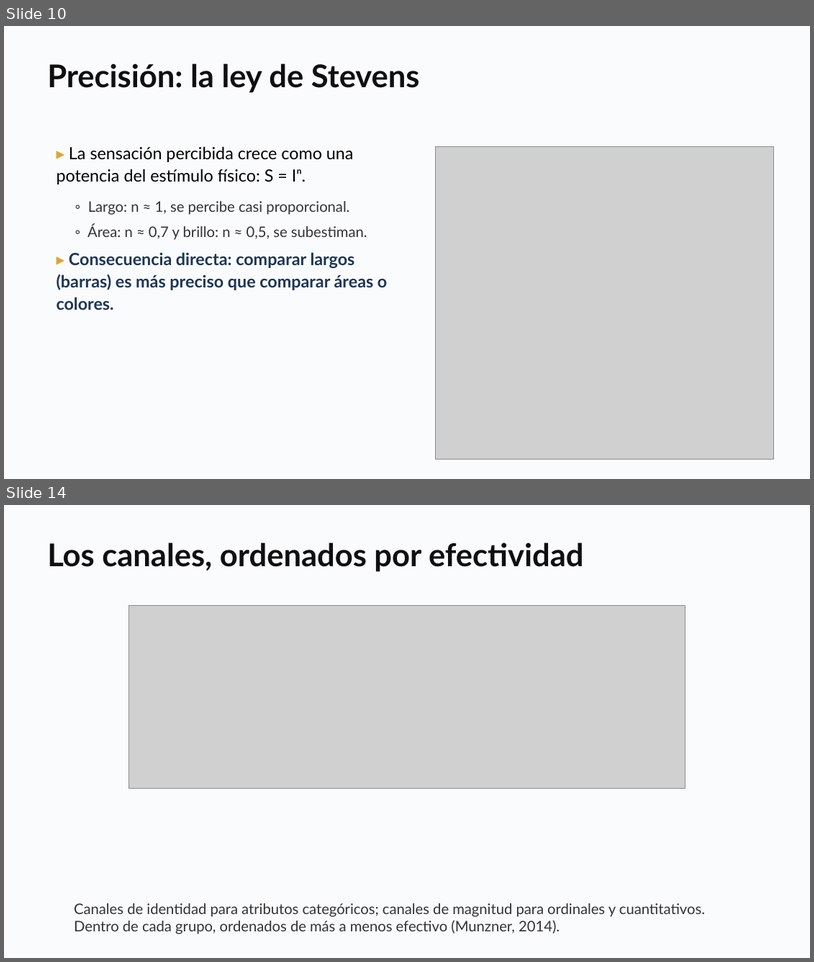
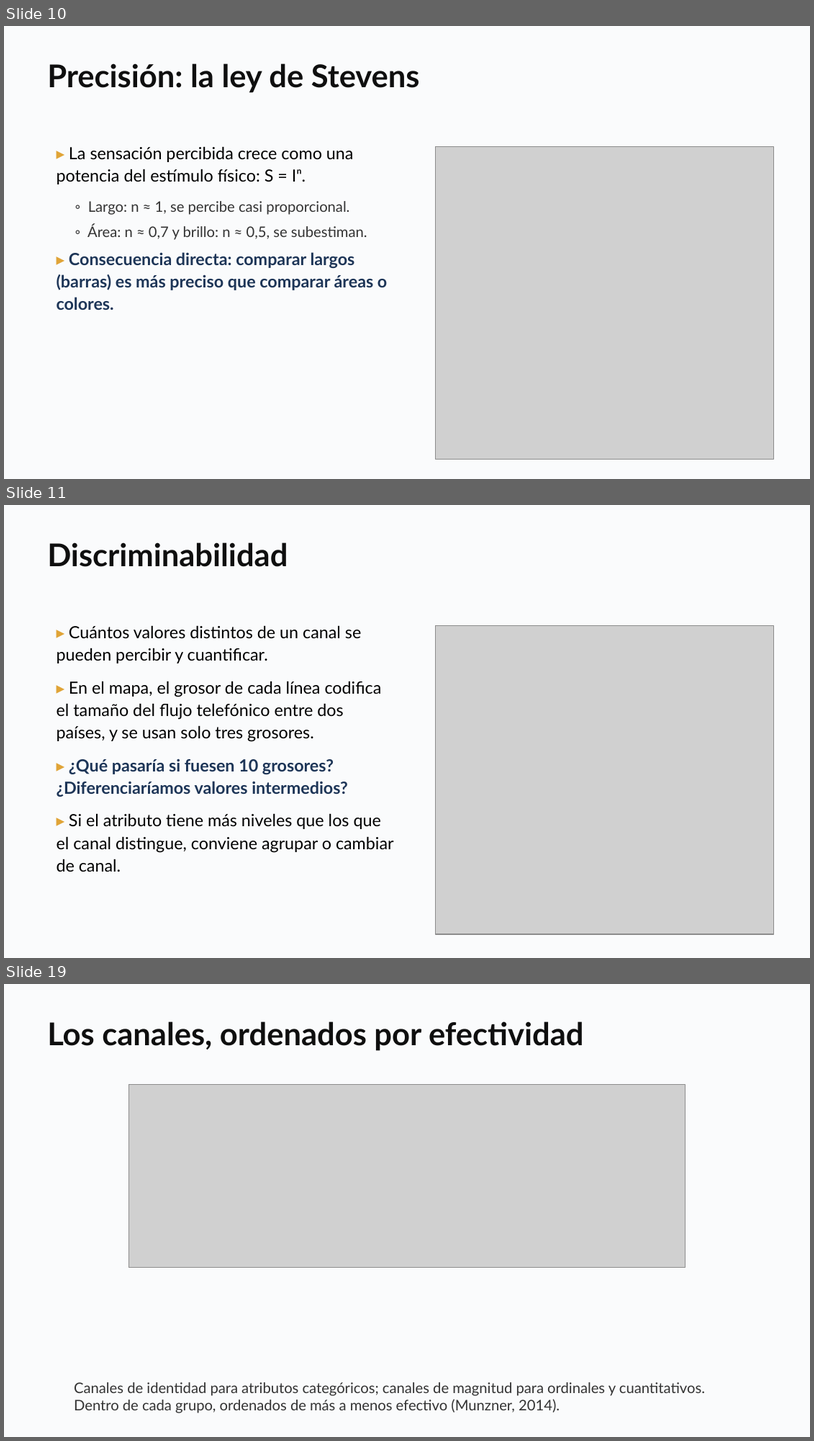
Before and after one commit to daniopitz/cienciadatos, a slide deck: presentaciones/clase03_visualizacion_eda.pptx. Shown one above the other, each under a label of ours: slides 10 and 14 before the commit, slides 10, 11 and 19 after it; the slides between them are not shown. The pictures are 814x962 and 814x1441 pixels, drawn with LibreOffice and Linux fonts; fonts in the diff are those of the drawing; grey boxes stand for pictures. Boxes give left, top, right and bottom in pixels: in the first picture for what was removed or moved away, otherwise in the second. Text is boxed around its words. In the diff, an @@ line names an element or a change of style, - is before the commit and + after.

```diff
--- a/presentaciones/clase03_visualizacion_eda.pptx
+++ b/presentaciones/clase03_visualizacion_eda.pptx
@@ slide 11 added at [4,505,810,958], background #FFFFFF @@
@@ rectangle added at [4,505,810,958], fill #FAFBFC @@
@@ text added at [47,542,288,567], 28 pt, text #0F0F0F, bold @@
+Discriminabilidad
@@ text added at [57,625,394,871], 15 pt, text #000000 @@
+▸ Cuántos valores distintos de un canal se pueden percibir y cuantificar.
+▸ En el mapa, el grosor de cada línea codifica el tamaño del flujo telefónico entre dos países, y se usan solo tres grosores.
+▸ ¿Qué pasaría si fuesen 10 grosores? ¿Diferenciaríamos valores intermedios?
+▸ Si el atributo tiene más niveles que los que el canal distingue, conviene agrupar o cambiar de canal.
@@ picture added at [435,626,774,935] @@
@@ what was slide 14 is now slide 19 @@
```
Also in this commit, not shown: 3 slides changed, 4 other slides added, 1 other file.
